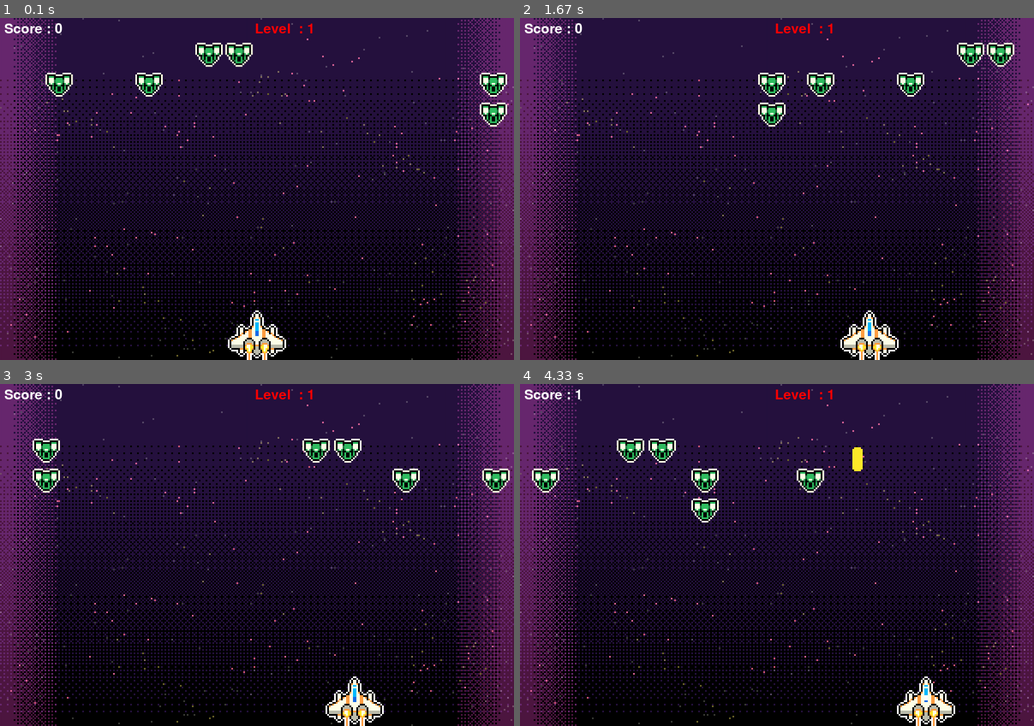
Above: before the commit, frames 1-4 (two rows, left to right).
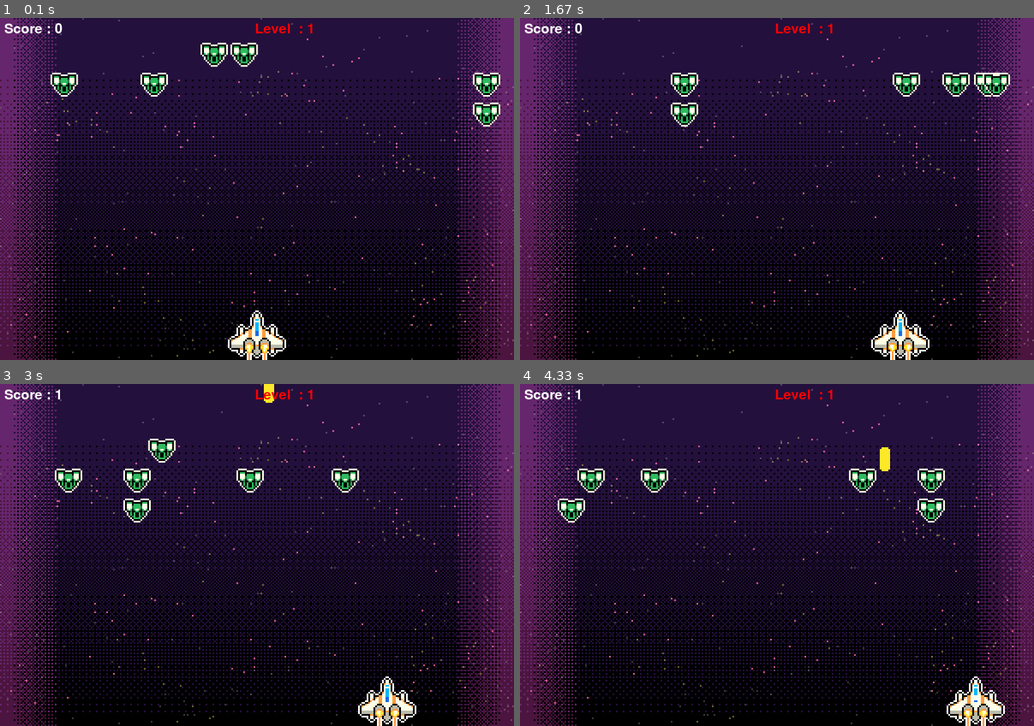
Above: after the commit, the same moments.

Repository: JuneonChoi/PySpaceInvaders
Game: pygame game, started from MyGame/PySpaceInvaders.py
The game is run twice, just before and just after one commit, with the same random seed, the same clock (stepped at 60 frames per second) and the same inputs.
Inputs:
- Up to frame 1 (0.1 s): no input
- Up to frame 2 (1.67 s): hold Right 0.33-0.8 s; hold Right 0.83-1.3 s; tap Space at 0.9, 1.2, 1.4 s; hold Left from 1.33 s (still down)
- Up to frame 3 (3 s): tap Space at 1.7, 1.97, 2.27, 2.4, 2.7 s; release Left at 1.87 s; hold Left 1.9-2.3 s; hold Right 2.33-2.97 s
- Up to frame 4 (4.33 s): hold Left 3-3.47 s; tap Space at 3.07, 3.37, 3.57, 3.87, 4.07 s; hold Right 3.5-3.97 s; hold Right from 4 s (still down)

The runs differ from the first frame. In frame 1, 1.9% of the frame differs, in the area x 8-99%, y 7-32%; in frame 2, 4.2%; in frame 3, 4.8%; in frame 4, 5.1%, in the area x 2-95%, y 16-100%.

Commit message:
fix: Modify some values including speed variables

Diff:
--- a/MyGame/PySpaceInvaders.py
+++ b/MyGame/PySpaceInvaders.py
@@ -87,7 +87,7 @@
     playerX = s_width / 2 - 136 // 2
     playerY = s_height - 136
     playerX_change = 0
-    player_speed = 6
+    player_speed = 8
 
     # Enemy (img size = 64 * 64 px)
     enemyImg = []
@@ -102,7 +102,7 @@
     enemyY_change = 70
     enemyX_limit = s_width - 64
     enemy_num = 6
-    enemy_speed = 6  #default == 6
+    enemy_speed = 8  #default == 8
 
     #Initial enemy assign
     for i in range(enemy_num):
@@ -142,7 +142,7 @@
 
     def isCollision(enemyX, enemyY, bulletX, bulletY):
         distance = math.sqrt(math.pow(enemyX - bulletX, 2) + (math.pow(enemyY - bulletY, 2)))
-        if distance < 64 // 2:
+        if distance < 42:
             return True
         else:
             return False
@@ -196,7 +196,7 @@
             if level_value < level_max:
                 level_value += 1
                 level_next += level_next
-                enemy_speed += level_value - 1
+                enemy_speed += enemy_speed // 4
                 enemy_num += level_value
 
                 for i in range(enemy_num):  #For not to be out of index
@@ -208,7 +208,7 @@
         for i in range(enemy_num):
 
             # Game Over
-            if enemyY[i] > playerY - 40:
+            if enemyY[i] > playerY :
                 for j in range(enemy_num):
                     enemyY[j] = 9999  #Enemy disapear when game overs
                 game_over_text()
@@ -244,7 +244,7 @@
 
         # Bullet Movement
         for j in range(len(bullet)):
-            if bullet[j][1] <= 0:
+            if bullet[j][1] <= - 64:
                 bullet[j][1] = playerY
                 bullet[j][2] = "ready"
 
